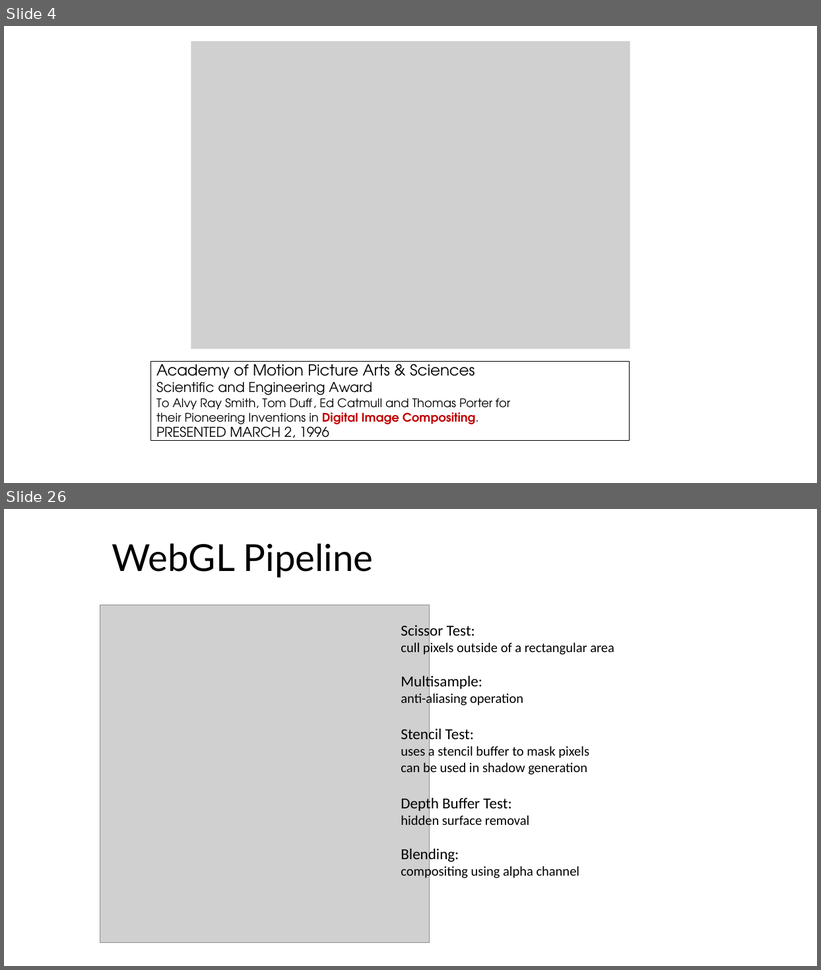
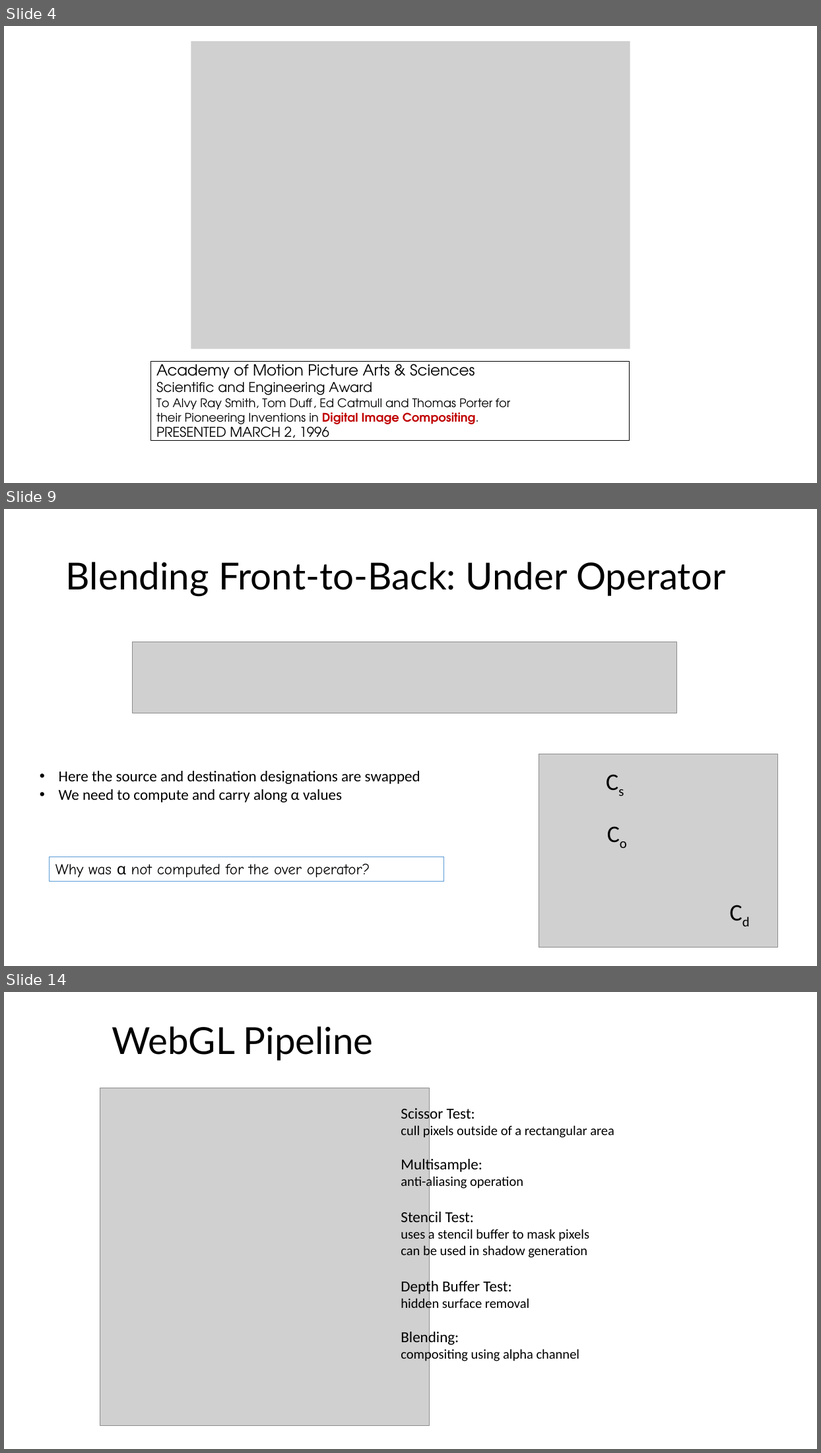
Before and after one commit to illinois-cs418/cs418CourseMaterial, a slide deck: Lectures/CS418-Lecture21-Compositing.pptx. Shown one above the other, each under a label of ours: slides 4 and 26 before the commit, slides 4, 9 and 14 after it; the slides between them are not shown. The pictures are 821x970 and 821x1453 pixels, drawn with LibreOffice and Linux fonts; fonts in the diff are those of the drawing; grey boxes stand for pictures. Boxes give left, top, right and bottom in pixels: in the first picture for what was removed or moved away, otherwise in the second. Text is boxed around its words. In the diff, an @@ line names an element or a change of style, - is before the commit and + after.

```diff
--- a/Lectures/CS418-Lecture21-Compositing.pptx
+++ b/Lectures/CS418-Lecture21-Compositing.pptx
@@ slide 9 added at (4, 509, 817, 966), background #FFFFFF @@
@@ title added at (66, 562, 726, 596), 44 pt, text #000000 @@
+Blending Front-to-Back: Under Operator
@@ picture added at (133, 642, 677, 714) @@
@@ picture added at (539, 755, 778, 948) @@
@@ text added at (600, 764, 715, 799), 28 pt, text #000000 @@
+Cs
@@ text added at (59, 771, 420, 803), 18 pt, text #000000 @@
+• Here the source and destination designations are swapped
+• We need to compute and carry along α values
@@ text added at (601, 816, 716, 851), 28 pt, text #000000 @@
+Co
@@ rectangle added at (49, 857, 444, 881), outline #5B9BD5 0.75 pt, 18 pt, text #000000 @@
+Why was α not computed for the over operator?
@@ text added at (724, 894, 817, 929), 28 pt, text #000000 @@
+Cd
@@ what was slide 26 is now slide 14 @@
```
Also in this commit, not shown: 8 slides changed, 11 other slides added, 6 slides removed.
